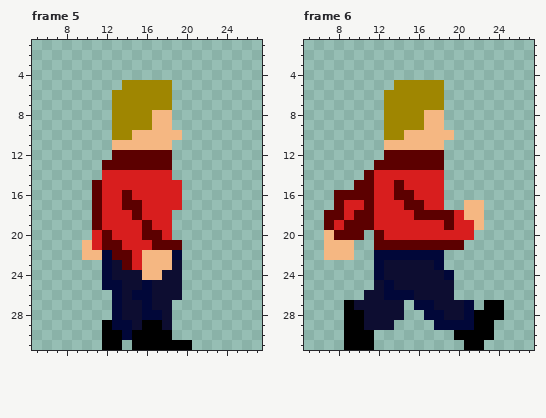
File history of a animated GIF sprite, src/main/resources/static/media/gifs/enemy-move-down.gif. Above, as it was before the edit.
The file is 32x32 pixels, 9 frames. Shown: frame 5: x 5..27, y 1..31; frame 6: x 5..27, y 1..31. The commit also changed other frames, which this record leaves out.
After:
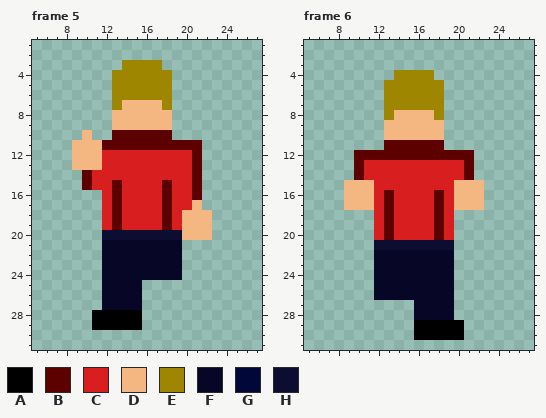
Palette (. is transparent): A #000000  B #5c0000  C #d81e1e  D #f5b782  E #9f8601  F #070627  G #010739  H #0d0d31
The edit:
Changed rows in their new state; - is an unchanged pixel.
Frame 5:
first column x 9:
 3 -----EEEE-----
 4 ----EEEEEE----
 5 ----E---------
 7 -----DDDD-----
 8 ----DDDD------
 9 ----DDDD------
10 -D--BBBBBB.---
11 DDDBBBBBBBBBB-
12 DDDCCCCCCCCCB-
13 DDDCCCCCCCCCB-
14 -BC-------CCB-
15 -BC-B----B-CB-
16 --.-BC---B-CB-
17 --.-BCC--B-CD-
18 --.-B-C--BCDDD
19 --.-B--C-BCDDD
20 --.HHHHHHHHDDD
21 -..FFFFFFFF---
22 -..FFFFFFFF---
23 ---FFFFFFFF---
24 ---FFFFFFFF---
25 ---FFFF....---
26 ---FFFF....---
27 ---FFFF...----
28 --AAAAA...----
29 --A-AAA...----
30 ---.......----
31 ---..-......--
Frame 6:
first column x 7:
 4 -------EEEE-------
 5 ------E-----------
 8 -------DDD-E------
 9 ------DDDD--------
10 ------DD----.-----
11 ------BBBBBB------
12 ---BBB------BBB---
13 ---BCCCCCCCCCCB---
14 ---BC-------CCB---
15 --DDD--C----CDDD--
16 -.DDD-BCC--BCDDD--
17 -.DDD-B-CC-BCD----
18 .....-B--CC-C...--
19 .....-B----BC...--
20 ....-CB----B-..---
21 ...--HHHHHHHH.----
22 ...--FFFFFFFF-----
23 -----FFFFFFFF-----
24 -----FFFFFFFF-----
25 -----FFFFFFFF-----
26 ----.FFFFFFFF-----
27 --......-FFFF..-..
28 --......-FFFF.....
29 --.....--AAAAA...-
30 --...----AAAA-...-
31 --...---------..--
Where, in picture pixels (left, top, right, bottom), the same in both pictures:
changed: (72, 60, 212, 350)
changed: (324, 70, 504, 350)
